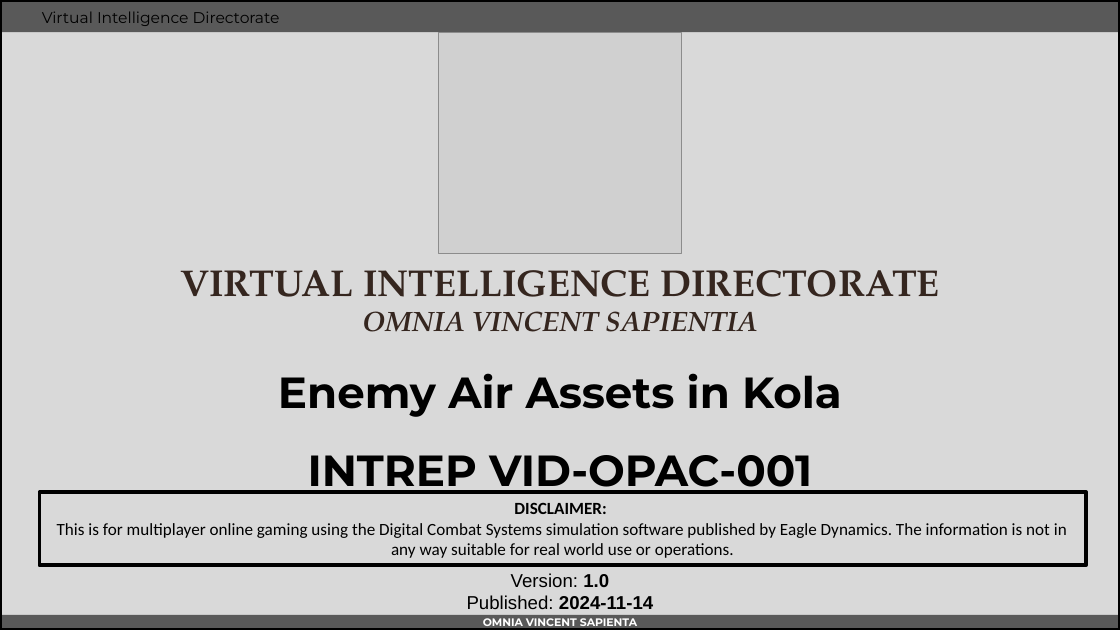
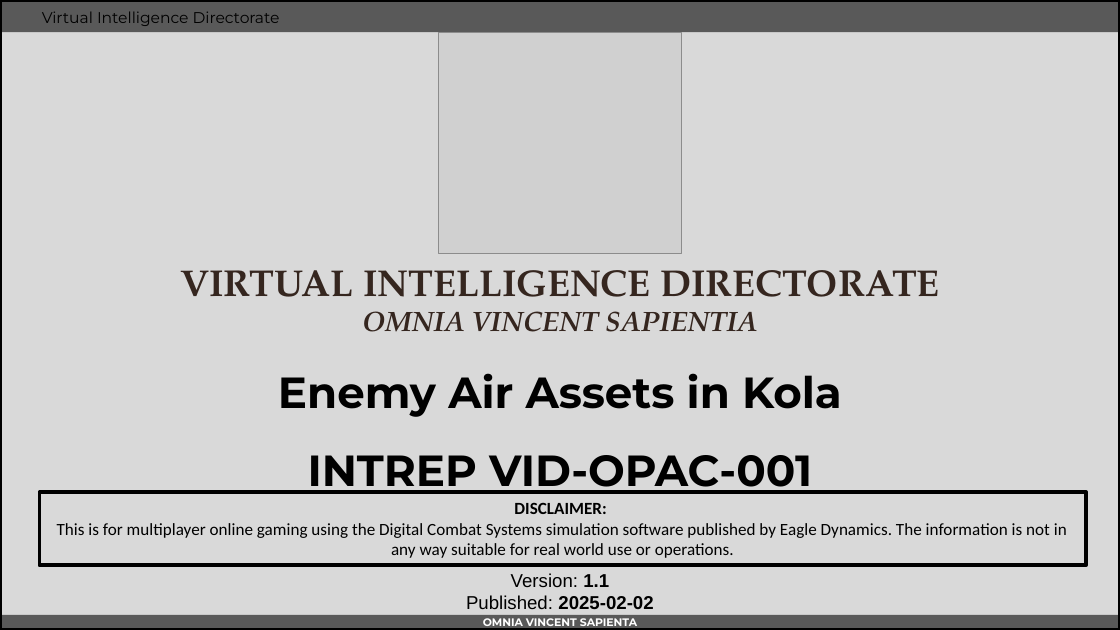
Before and after one commit to 132nd-vWing/OPAT-background, a slide deck: slide 1 of INTEL/VID/WIP/INTREP VID OPAC-001 - Enemy Air Assets in Notia and Kambiland.pptx. Drawn at 1120x630 pixels with LibreOffice and Linux fonts; fonts in the diff are those of the drawing; grey boxes stand for pictures; background and template pictures are left out. Boxes give left, top, right and bottom in pixels: in the first picture for what was removed or moved away, otherwise in the second. Text is boxed around its words. In the diff, an @@ line names an element or a change of style, - is before the commit and + after.

```diff
--- a/INTEL/VID/WIP/INTREP VID OPAC-001 - Enemy Air Assets in Notia and Kambiland.pptx
+++ b/INTEL/VID/WIP/INTREP VID OPAC-001 - Enemy Air Assets in Notia and Kambiland.pptx
@@ text at <box>466,573,653,609</box>: text changed @@
-Version: 1.0
-Published: 2024-11-14
+Version: 1.1
+Published: 2025-02-02
```
Also in this commit, not shown: 6 other slides changed, 1 slide removed, 10 other files.
